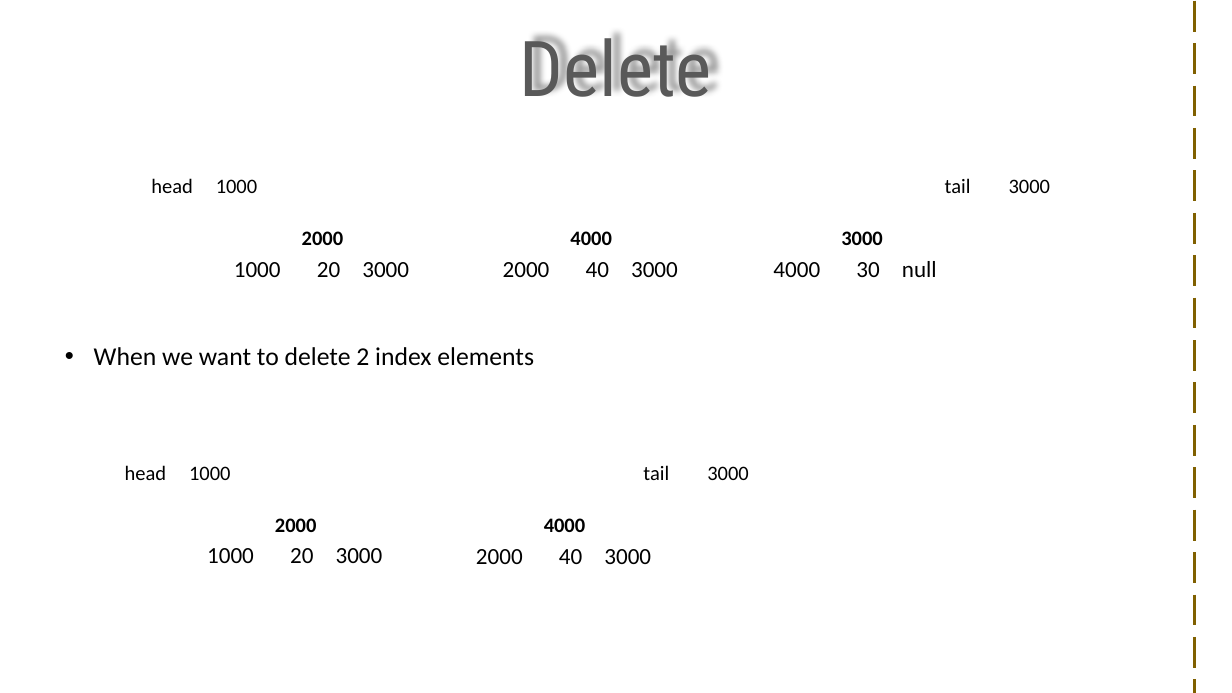
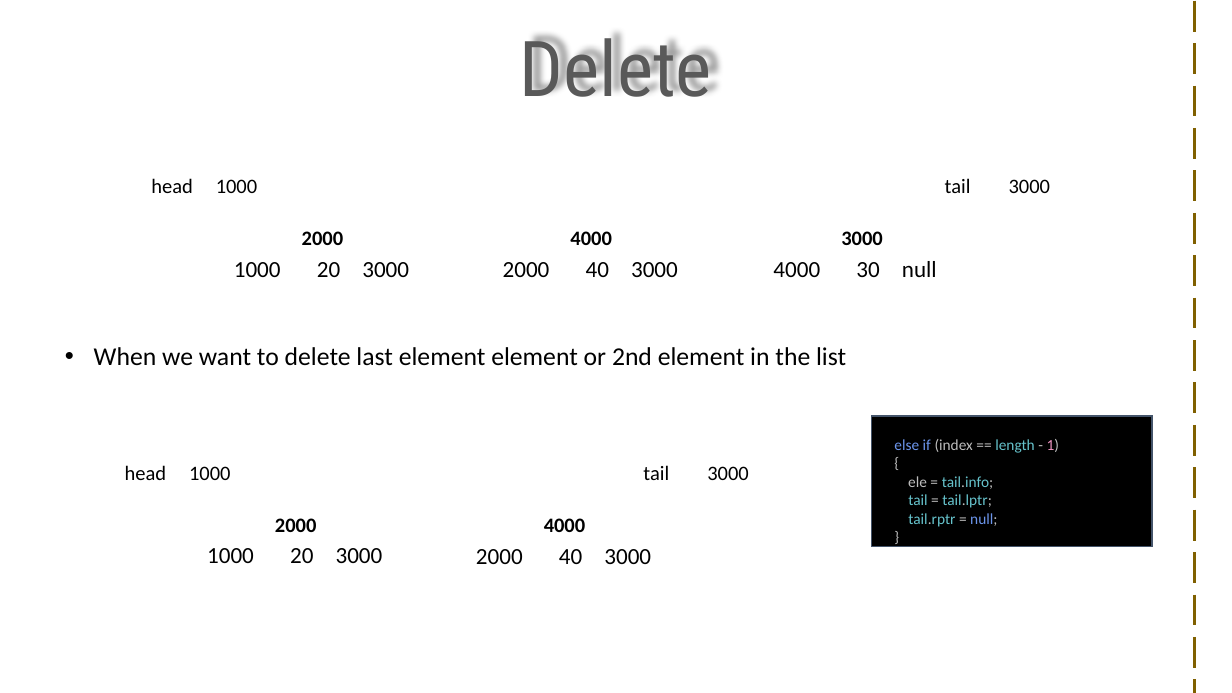
Before and after one commit to visweswarpenti/Trainings, a slide deck: slide 9 of Data Structures using C#/data-structures-using-.net-core-csharp/Linked List/Double Linked List/Double Linked List.pptx. Drawn at 1232x693 pixels with LibreOffice and Linux fonts; fonts in the diff are those of the drawing; background and template pictures are left out. Boxes give left, top, right and bottom in pixels: in the first picture for what was removed or moved away, otherwise in the second. Text is boxed around its words. In the diff, an @@ line names an element or a change of style, - is before the commit and + after.

Commit message:
double linked list changes : VP

```diff
--- a/Data Structures using C#/data-structures-using-.net-core-csharp/Linked List/Double Linked List/Double Linked List.pptx
+++ b/Data Structures using C#/data-structures-using-.net-core-csharp/Linked List/Double Linked List/Double Linked List.pptx
@@ text at (94, 347, 846, 366): text changed @@
-• When we want to delete 2 index elements
+• When we want to delete last element element or 2nd element in the list
@@ rectangle added at (872, 416, 1153, 546), fill #000000, outline #44546A 1 pt, 12 pt, text #66C3CC @@
+else if (index == length - 1)
+{
+ele = tail.info;
+tail = tail.lptr;
+tail.rptr = null;
+}
```
Also in this commit, not shown: 9 other slides changed.
